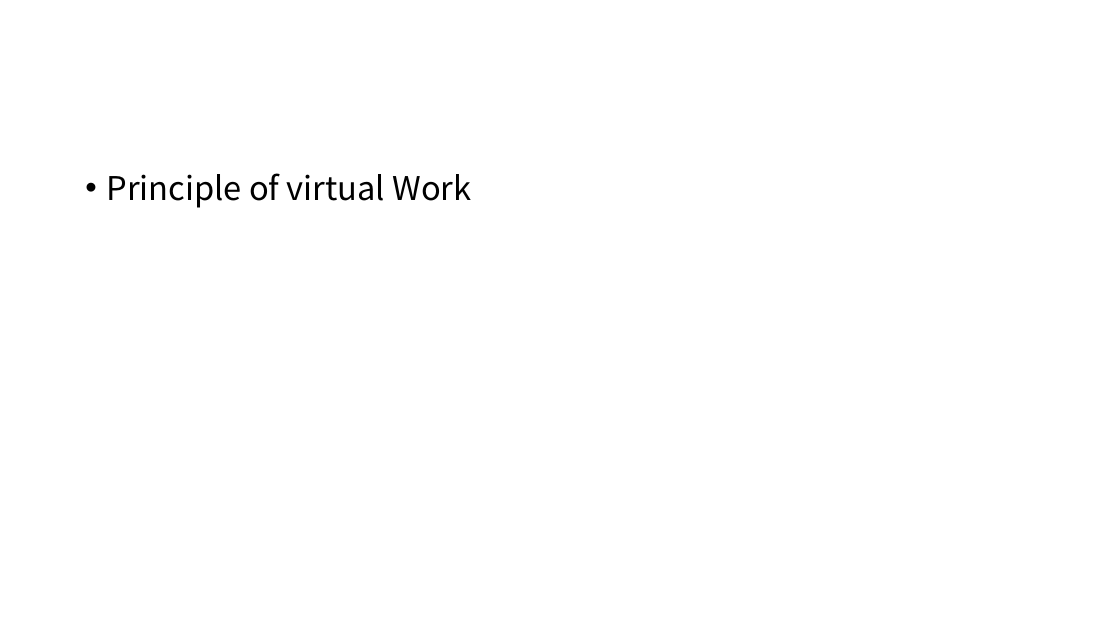
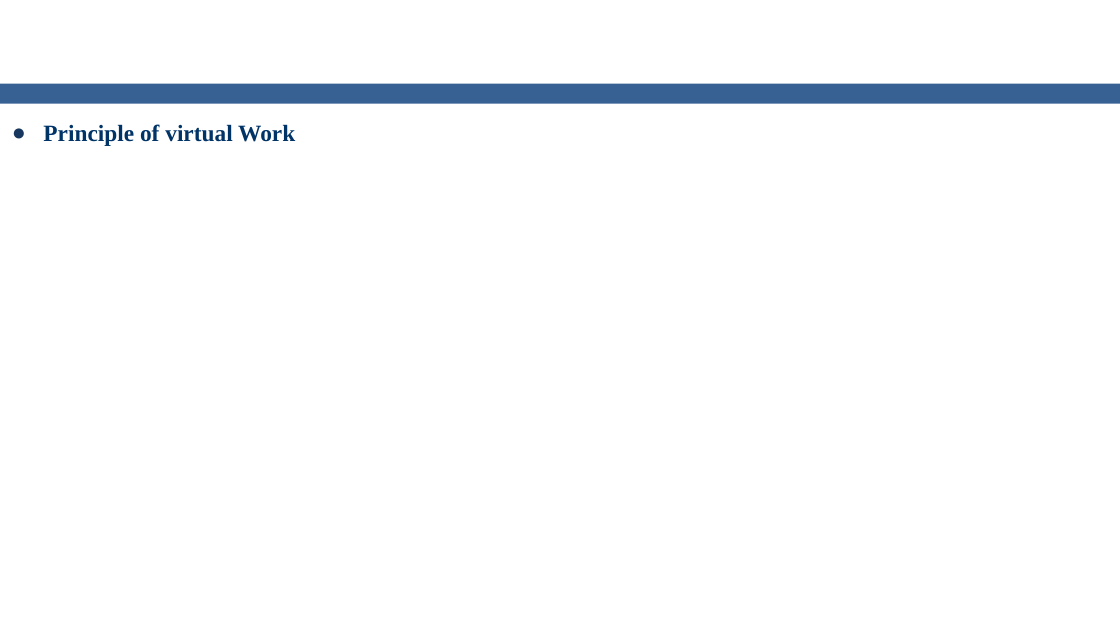
Before and after one commit to kms0523/Study, a slide deck: slide 4 of 발표자료/성과발표(중간).pptx. Drawn at 1120x630 pixels with LibreOffice and Linux fonts; fonts in the diff are those of the drawing; background and template pictures are left out. Boxes give left, top, right and bottom in pixels: in the first picture for what was removed or moved away, otherwise in the second. Text is boxed around its words. In the diff, an @@ line names an element or a change of style, - is before the commit and + after.

```diff
--- a/발표자료/성과발표(중간).pptx
+++ b/발표자료/성과발표(중간).pptx
@@ rectangle added at [0,84,1120,104], fill #386193 @@
@@ text "Principle of virtual Work": place and size @@
-text "Principle of virtual Work" at [106,173,471,208]
+text "Principle of virtual Work" at [43,124,295,146]
@@ text "Principle of virtual Work" at [43,124,295,146]: size 28 to 20 pt, font Noto Sans CJK KR to Times New Roman, text colour #000000 to #003366, bold on; bullet • to ●; line spacing 0.9 to 1; less space between paragraphs @@
```
Also in this commit, not shown: 2 other slides changed, 2 slides added, 1 slide removed, 6 other files.
